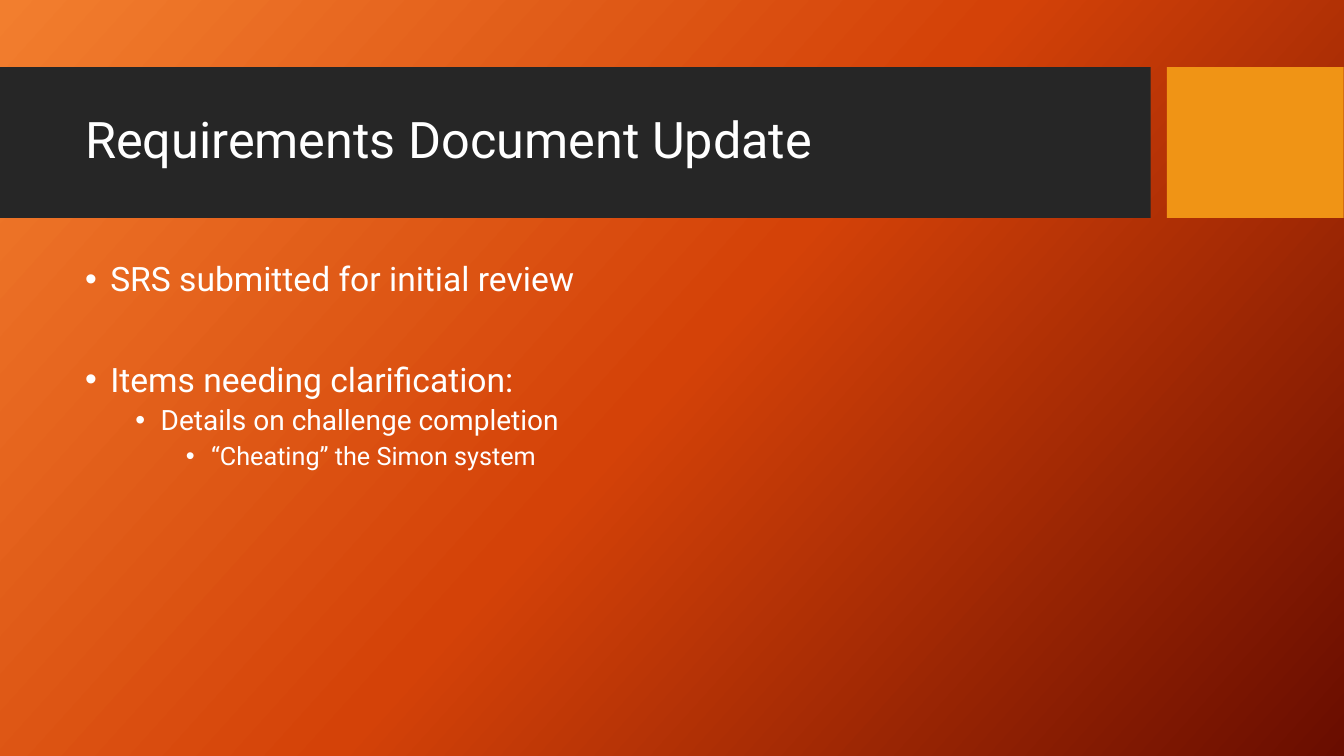
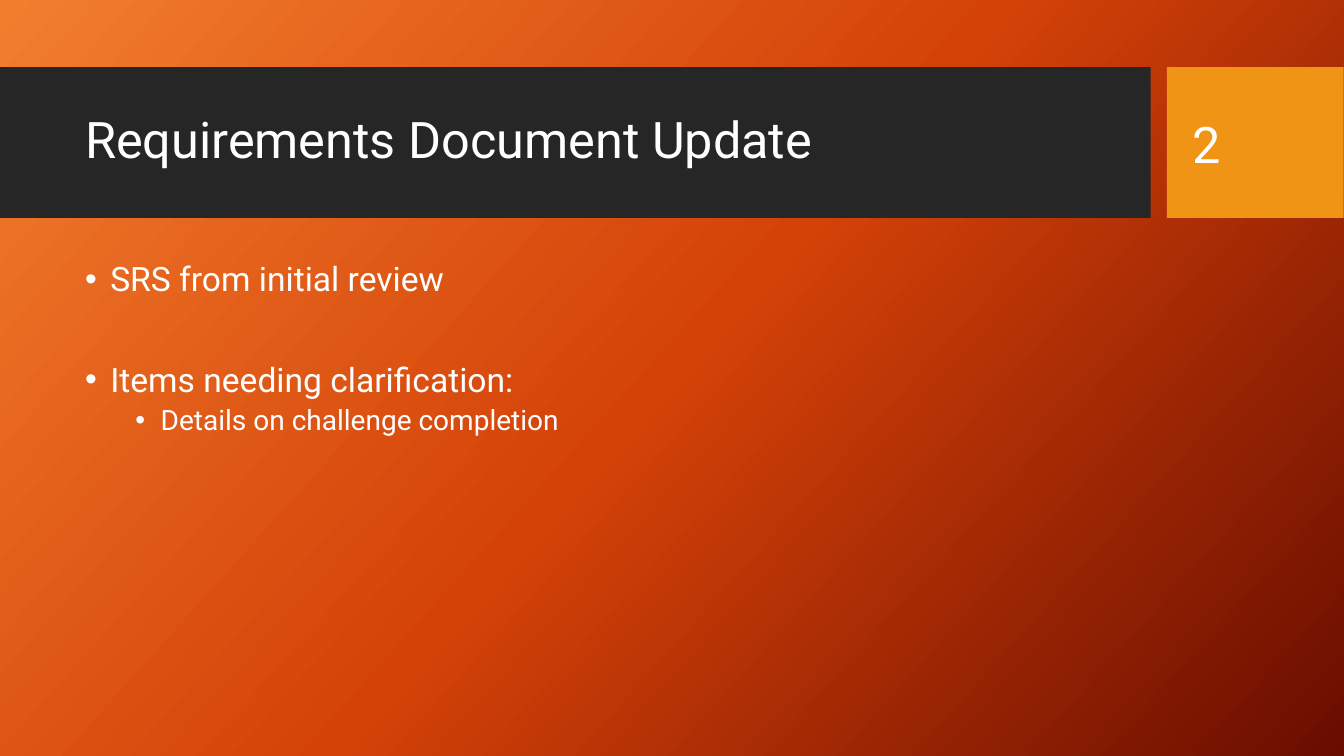
Before and after one commit to powellb1/CapStone, a slide deck: slide 2 of Documentation/Class Presentations/Are We There Yet Progress Report 2.pptx. Drawn at 1344x756 pixels with LibreOffice and Linux fonts; fonts in the diff are those of the drawing; background and template pictures are left out. Boxes give left, top, right and bottom in pixels: in the first picture for what was removed or moved away, otherwise in the second. Text is boxed around its words. In the diff, an @@ line names an element or a change of style, - is before the commit and + after.

```diff
--- a/Documentation/Class Presentations/Are We There Yet Progress Report 2.pptx
+++ b/Documentation/Class Presentations/Are We There Yet Progress Report 2.pptx
@@ page number added at [1193,126,1221,163], 36 pt, text #FFFFFF @@
+2
@@ text at [110,265,444,292]: text changed @@
-• SRS submitted for initial review
+• SRS from initial review
@@ text at [211,446,536,471]: paragraph removed @@
-    • “Cheating” the Simon system
```
Also in this commit, not shown: 5 other slides changed.
